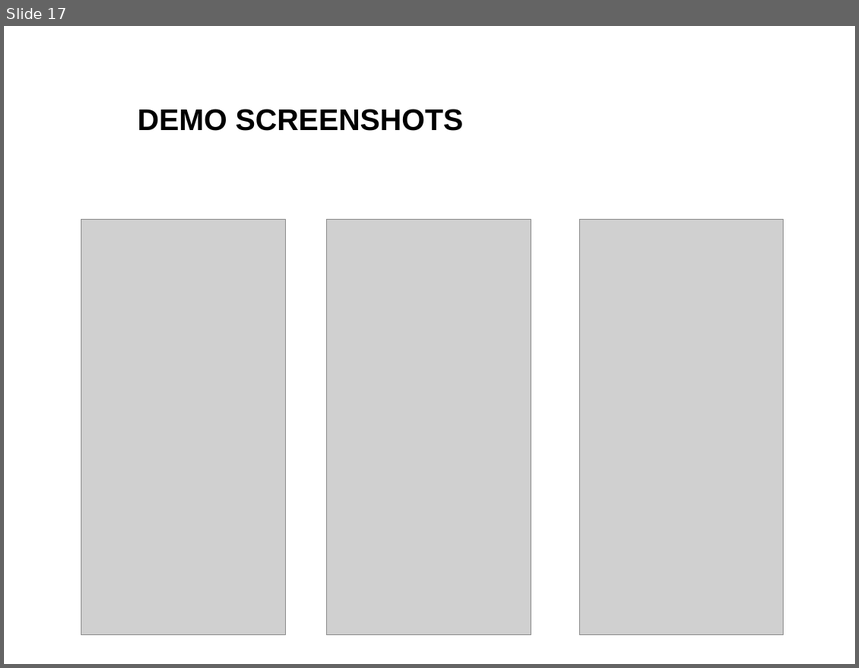
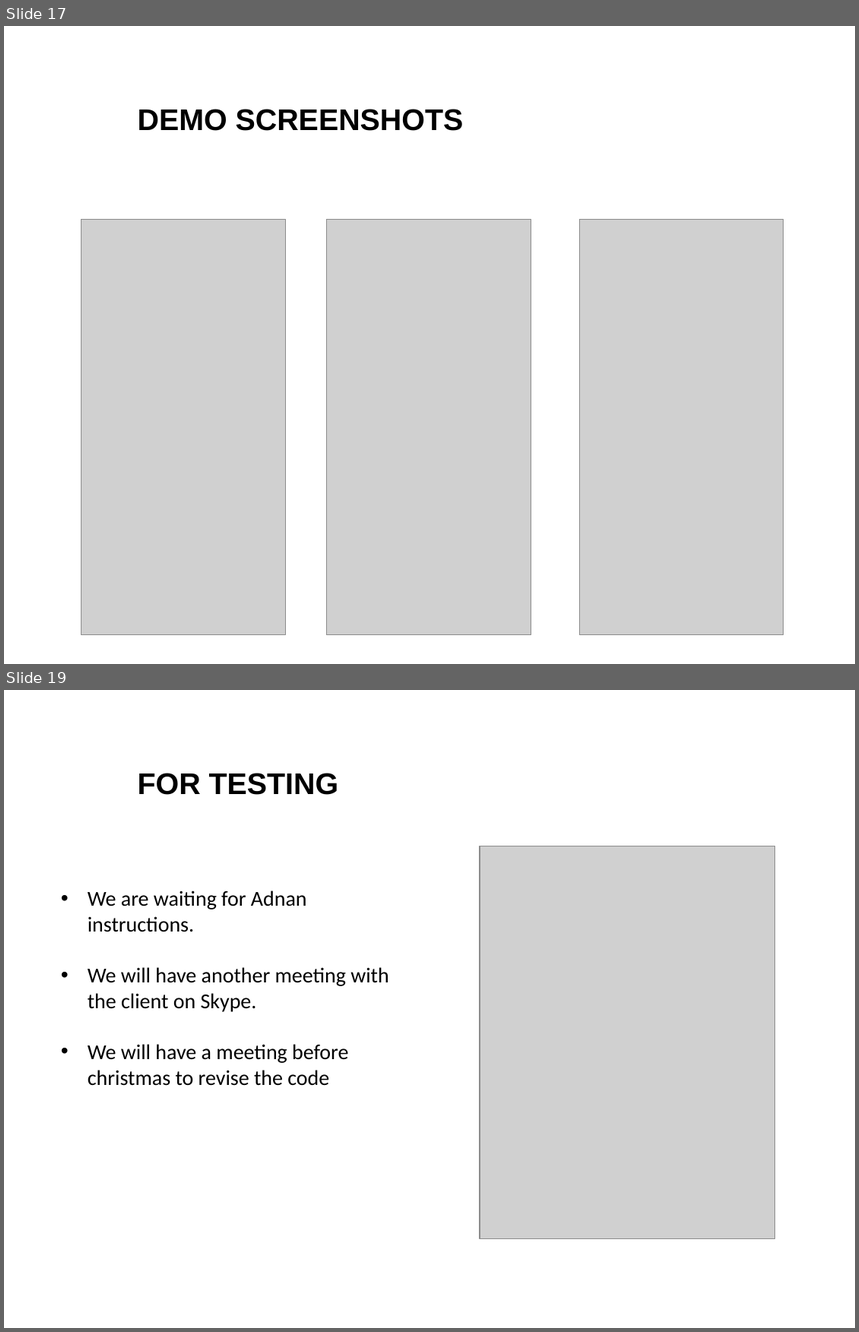
Before and after one commit to deerel/DVA313VolvoCoPilot, a slide deck: Project Presentation #2 - mandatory 20171206.pptx. Shown one above the other, each under a label of ours: slide 17 before the commit, slides 17 and 19 after it; the slides between them are not shown. The pictures are 859x668 and 859x1332 pixels, drawn with LibreOffice and Linux fonts; fonts in the diff are those of the drawing; grey boxes stand for pictures; background and template pictures are left out. Boxes give left, top, right and bottom in pixels: in the first picture for what was removed or moved away, otherwise in the second. Text is boxed around its words. In the diff, an @@ line names an element or a change of style, - is before the commit and + after.

Commit message:
2 Presentation

```diff
--- a/Project Presentation #2 - mandatory 20171206.pptx
+++ b/Project Presentation #2 - mandatory 20171206.pptx
@@ slide 19 added at bbox=[4, 690, 855, 1328], background #FFFFFF @@
@@ title added at bbox=[138, 773, 339, 795], 25.3 pt, text #000000, bold @@
+FOR TESTING
@@ picture added at bbox=[480, 846, 775, 1239] @@
@@ text added at bbox=[88, 891, 389, 1086], 18 pt, text #000000 @@
+• We are waiting for Adnan instructions.
+• We will have another meeting with the client on Skype.
+• We will have a meeting before christmas to revise the code
```
Also in this commit, not shown: 3 other slides added, 1 slide removed.
